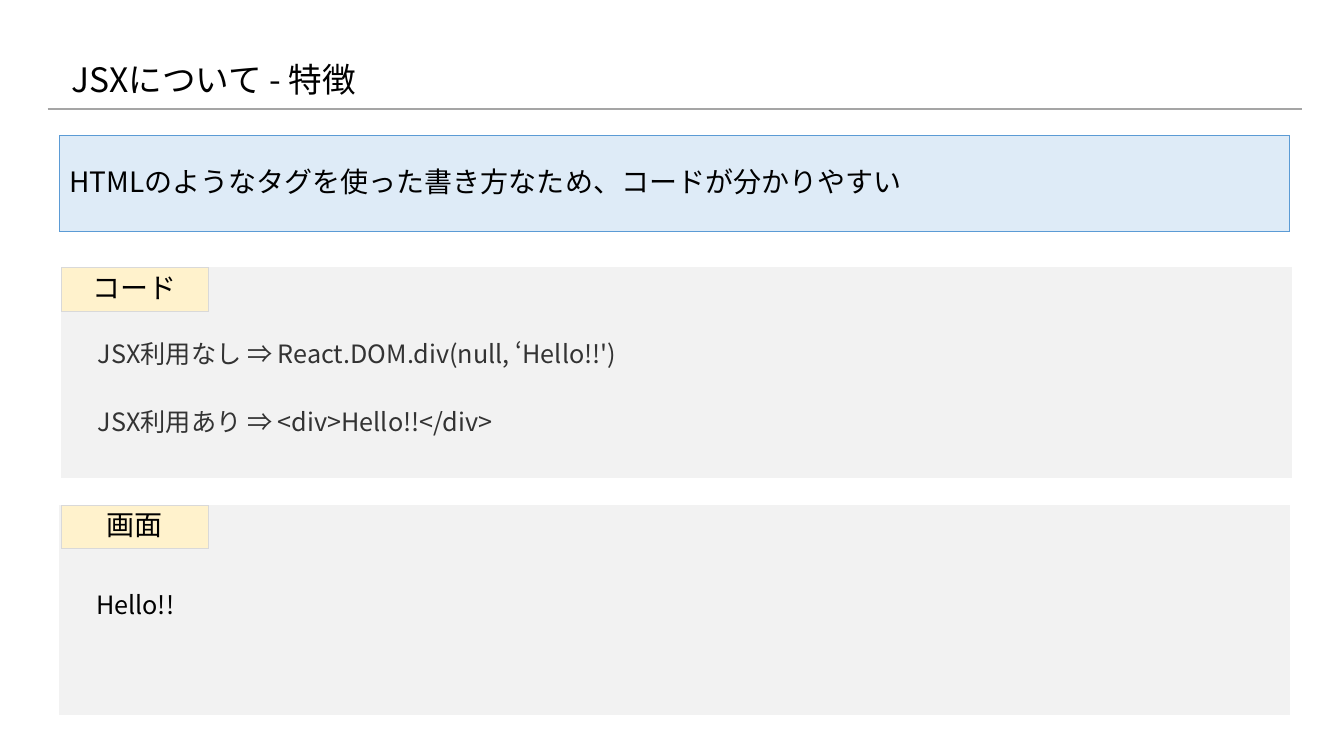
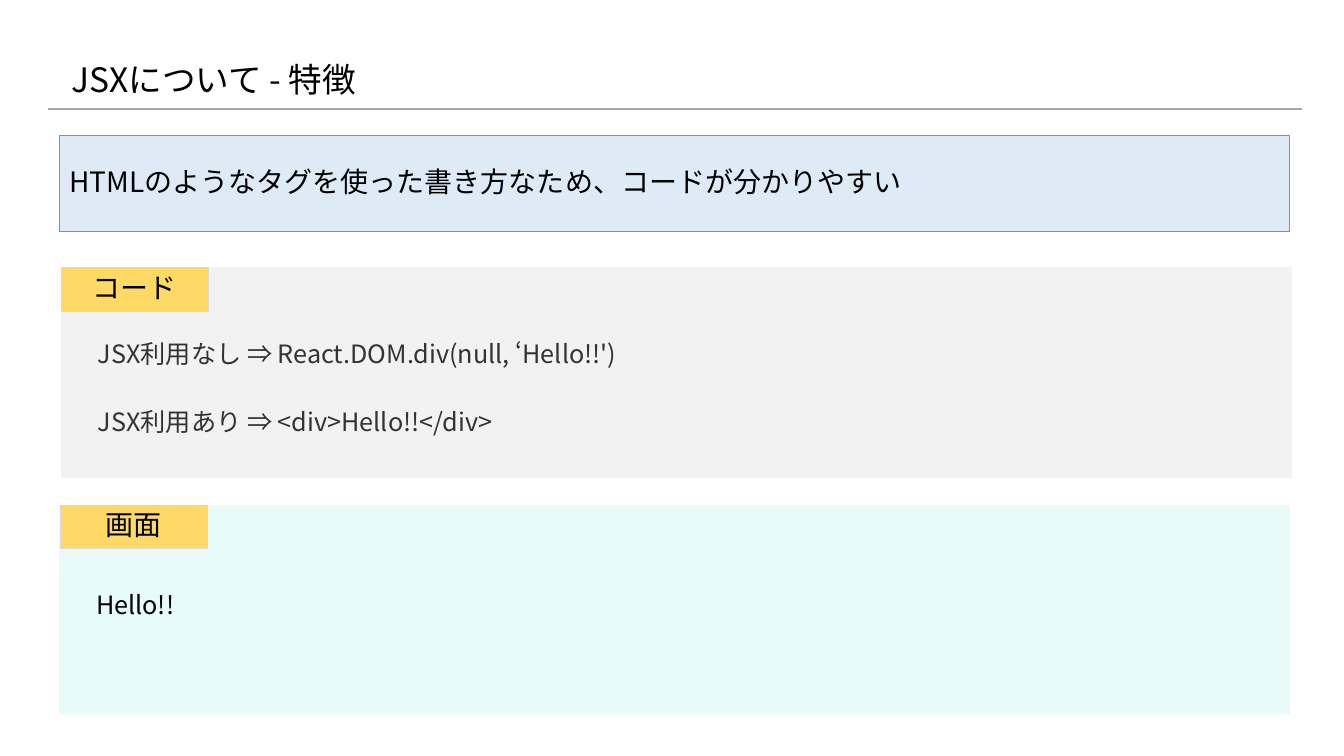
Before and after one commit to konnpeitoon/diary, a slide deck: slide 8 of doc/01_勉強会/01_勉強会資料/20180719_勉強会/02.資料/Reactの基礎知識 .pptx (slide 3 before the commit). Drawn at 1344x756 pixels with LibreOffice and Linux fonts; fonts in the diff are those of the drawing; background and template pictures are left out. Boxes give left, top, right and bottom in pixels: in the first picture for what was removed or moved away, otherwise in the second. Text is boxed around its words. In the diff, an @@ line names an element or a change of style, - is before the commit and + after.

```diff
--- a/doc/01_勉強会/01_勉強会資料/20180719_勉強会/02.資料/Reactの基礎知識 .pptx
+++ b/doc/01_勉強会/01_勉強会資料/20180719_勉強会/02.資料/Reactの基礎知識 .pptx
@@ rectangle "コード" at [62, 268, 209, 312]: fill #FFF2CC to #FFD966 @@
@@ rectangle at [59, 505, 1291, 715]: fill #F2F2F2 to #E9FBF9; outline #F2F2F2 0.75 pt to none @@
@@ rectangle "画面" at [60, 505, 208, 548]: fill #FFF2CC to #FFD966 @@
```
Also in this commit, not shown: 8 other slides changed, 10 slides added, 3 slides removed.
